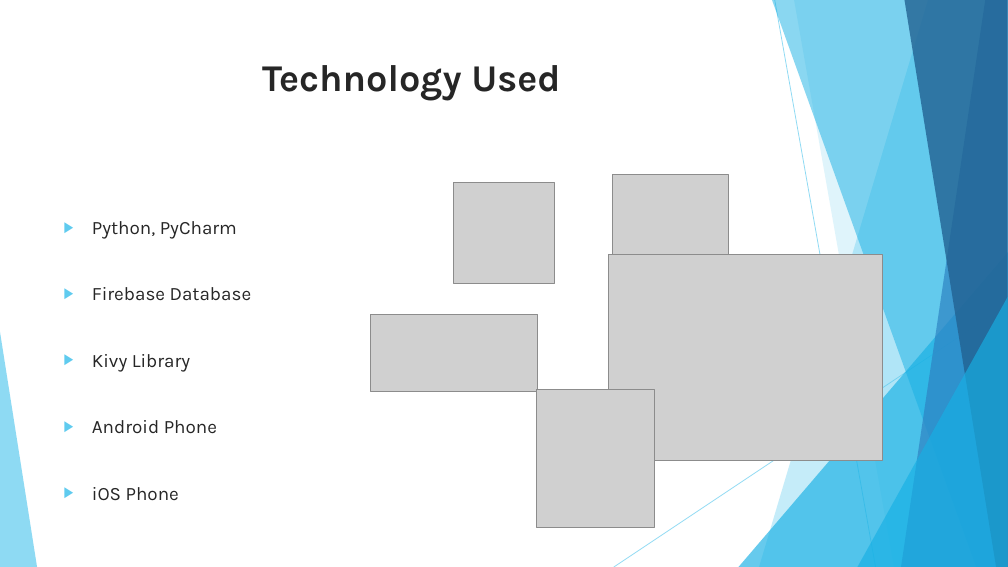
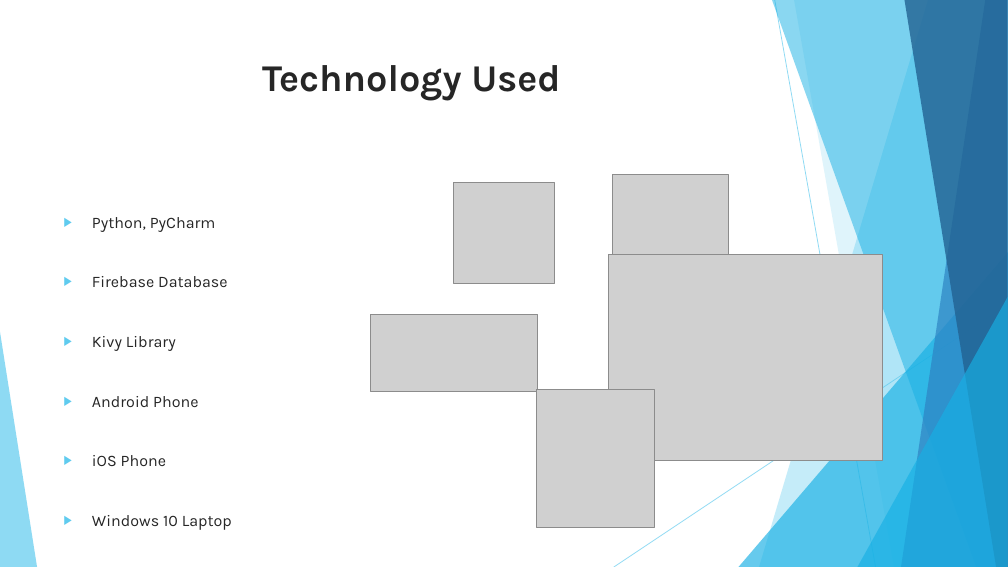
Before and after one commit to paulpdavis3/FYP, a slide deck: slide 5 of FinalYearProject/Interim/Interim Presentation.pptx. Drawn at 1008x567 pixels with LibreOffice and Linux fonts; fonts in the diff are those of the drawing; grey boxes stand for pictures. Boxes give left, top, right and bottom in pixels: in the first picture for what was removed or moved away, otherwise in the second. Text is boxed around its words. In the diff, an @@ line names an element or a change of style, - is before the commit and + after.

```diff
--- a/FinalYearProject/Interim/Interim Presentation.pptx
+++ b/FinalYearProject/Interim/Interim Presentation.pptx
@@ text at (x1=92, y1=217, x2=228, y2=466): size 18 to 15.3 pt in "Python, PyCharm", "Firebase Database", "Kivy Library", "Android Phone" and 1 more places @@
@@ text at (x1=92, y1=515, x2=232, y2=530): paragraph added @@
+▶ Windows 10 Laptop
```
Also in this commit, not shown: 4 other slides changed, 1 slide added, 2 other files.
